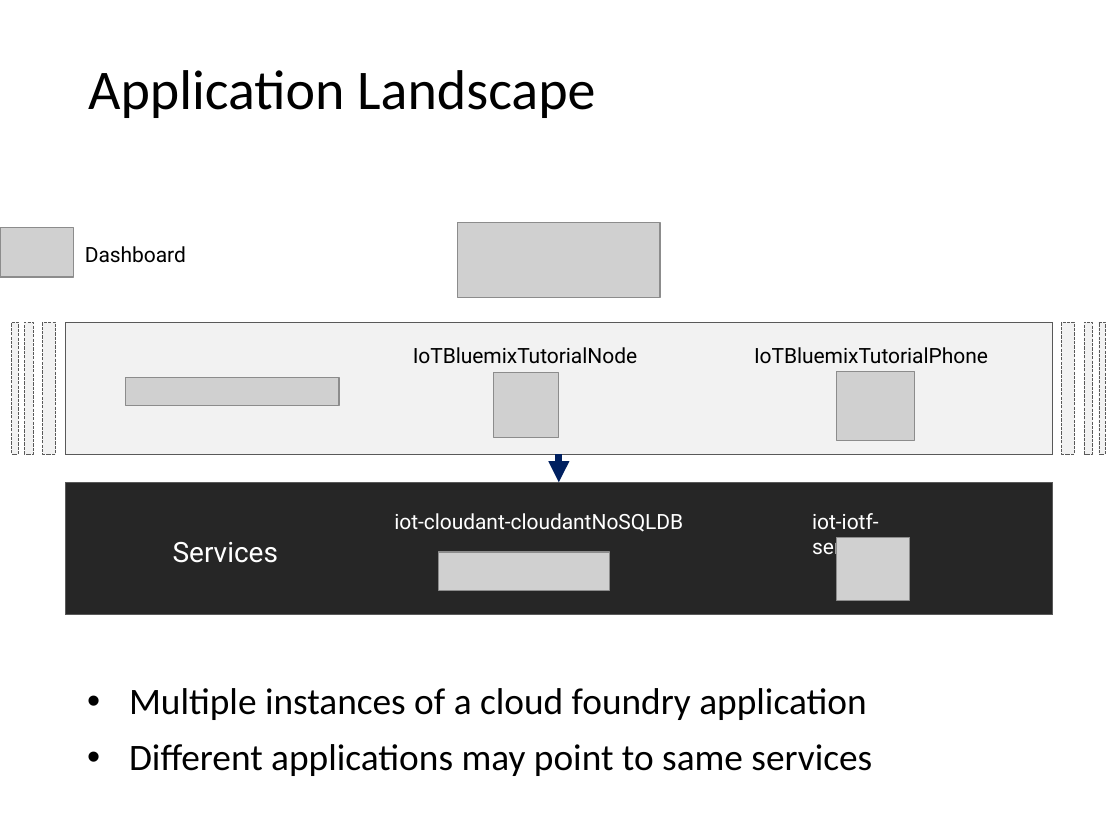
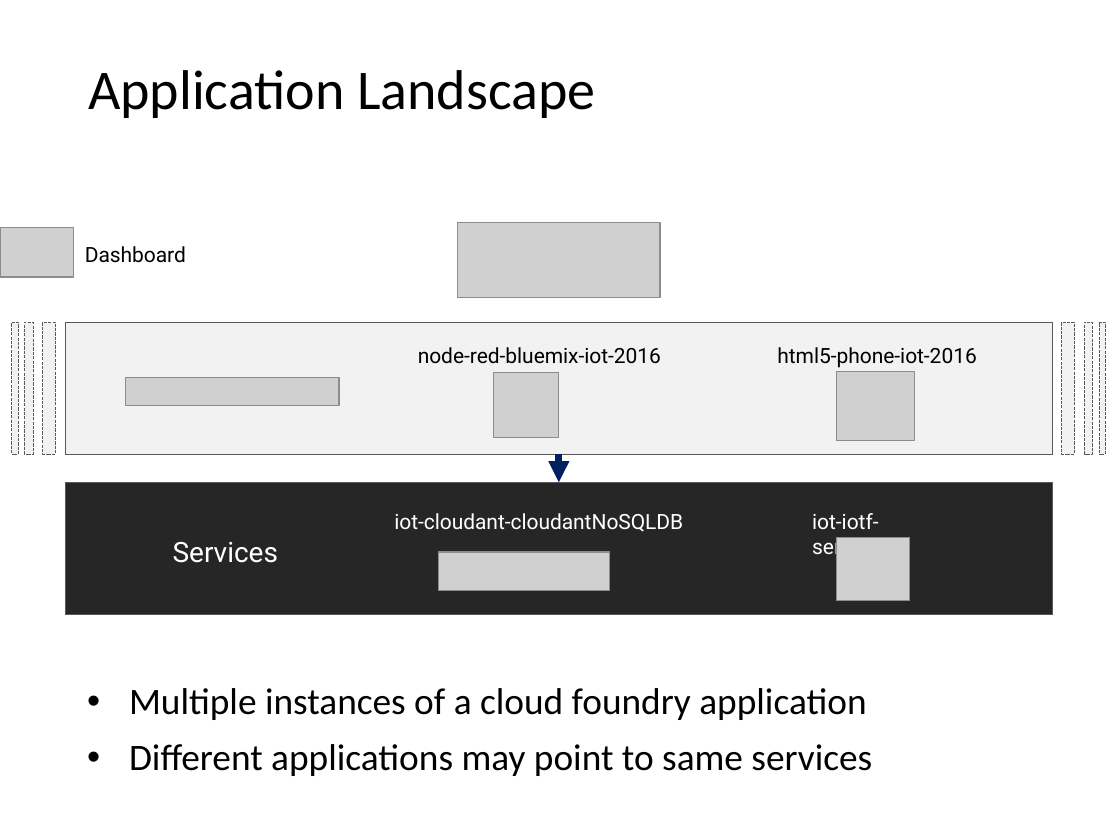
Before and after one commit to cdeck3r/IoTBluemixTutorial, a slide deck: slide 23 of Slides/IoTBluemixTutorial.pptx. Drawn at 1120x840 pixels with LibreOffice and Linux fonts; fonts in the diff are those of the drawing; grey boxes stand for pictures. Boxes give left, top, right and bottom in pixels: in the first picture for what was removed or moved away, otherwise in the second. Text is boxed around its words. In the diff, an @@ line names an element or a change of style, - is before the commit and + after.

```diff
--- a/Slides/IoTBluemixTutorial.pptx
+++ b/Slides/IoTBluemixTutorial.pptx
@@ text at box(418, 347, 661, 364): text changed @@
-IoTBluemixTutorialNode
+node-red-bluemix-iot-2016
@@ text at box(777, 347, 976, 368): text changed @@
-IoTBluemixTutorialPhone
+html5-phone-iot-2016
```
Also in this commit, not shown: 2 other slides changed, 2 slides added.
